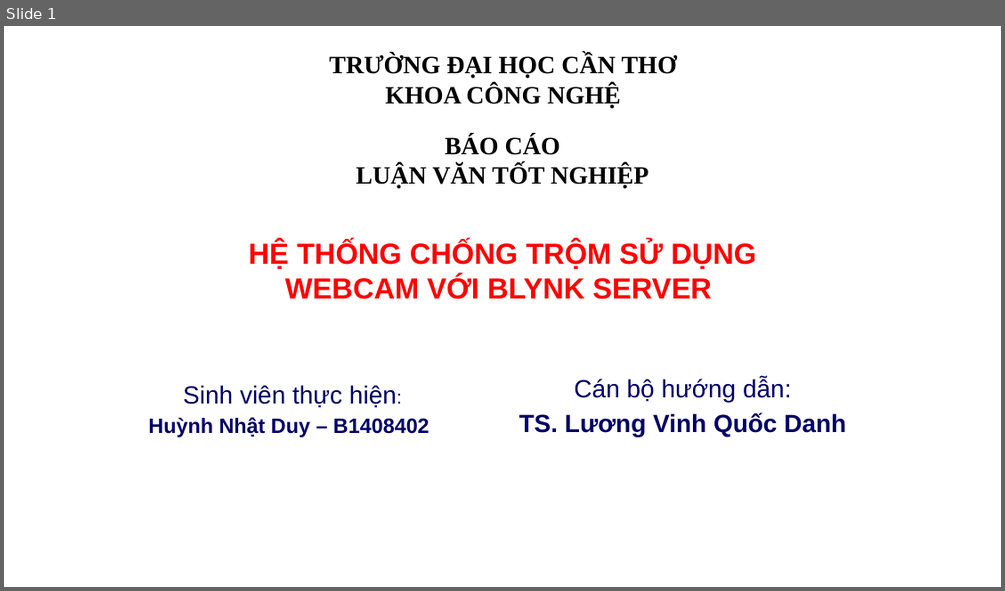
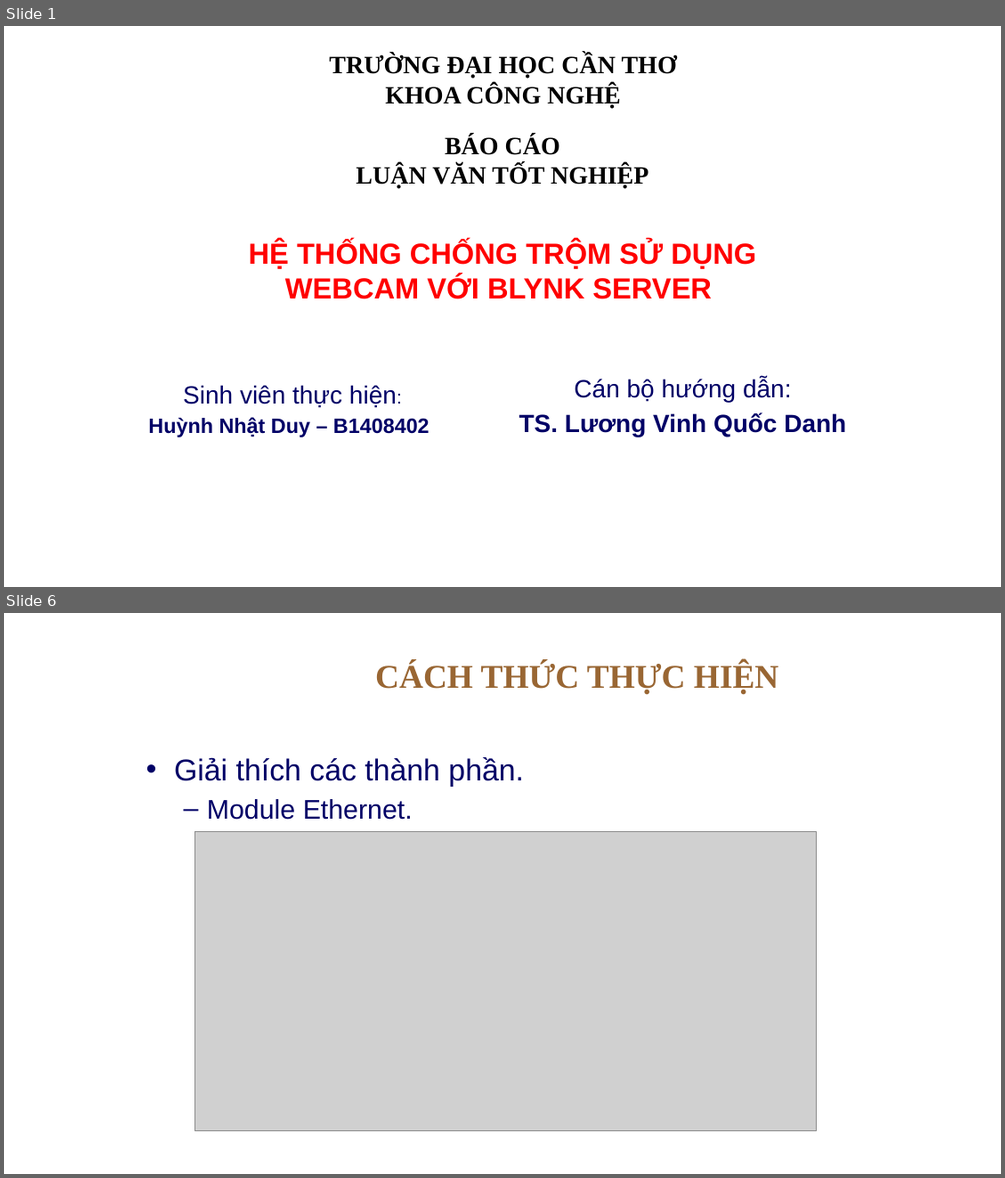
Before and after one commit to nhatduyEE/Master, a slide deck: BaoCao/baoCao.pptx. Shown one above the other, each under a label of ours: slide 1 before the commit, slides 1 and 6 after it; the slides between them are not shown. The pictures are 1005x591 and 1005x1178 pixels, drawn with LibreOffice and Linux fonts; fonts in the diff are those of the drawing; grey boxes stand for pictures; background and template pictures are left out. Boxes give left, top, right and bottom in pixels: in the first picture for what was removed or moved away, otherwise in the second. Text is boxed around its words. In the diff, an @@ line names an element or a change of style, - is before the commit and + after.

```diff
--- a/BaoCao/baoCao.pptx
+++ b/BaoCao/baoCao.pptx
@@ slide 6 added at [4, 613, 1001, 1174], background picture (left out) @@
@@ title added at [375, 662, 778, 694], 32 pt, text #996633, bold @@
+CÁCH THỨC THỰC HIỆN
@@ text added at [174, 757, 524, 819], 29 pt, text #000066 @@
+• Giải thích các thành phần.
+  – Module Ethernet.
@@ picture added at [195, 832, 817, 1130] @@
```
Also in this commit, not shown: 5 slides changed, 11 other slides added, 7 other files.
